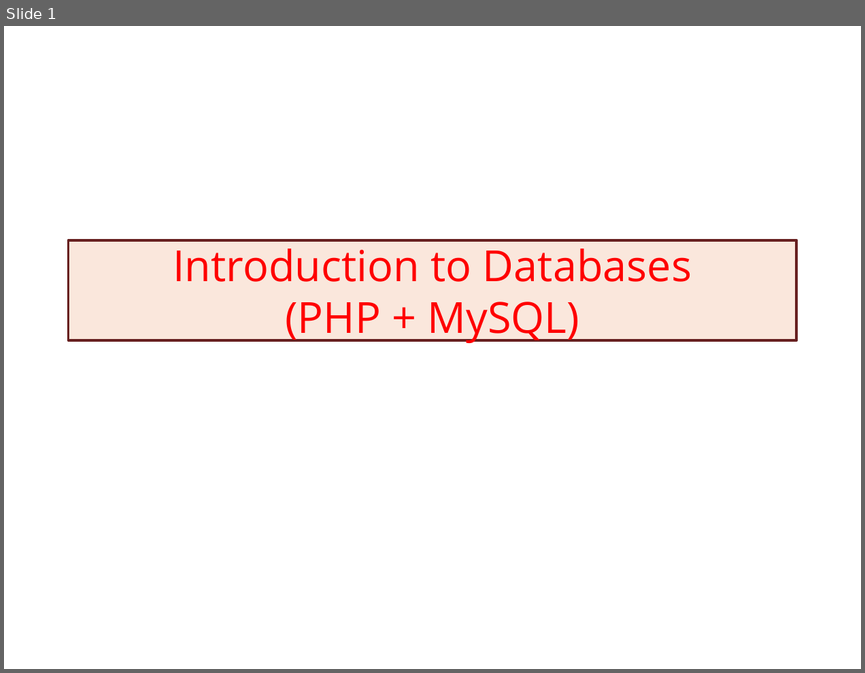
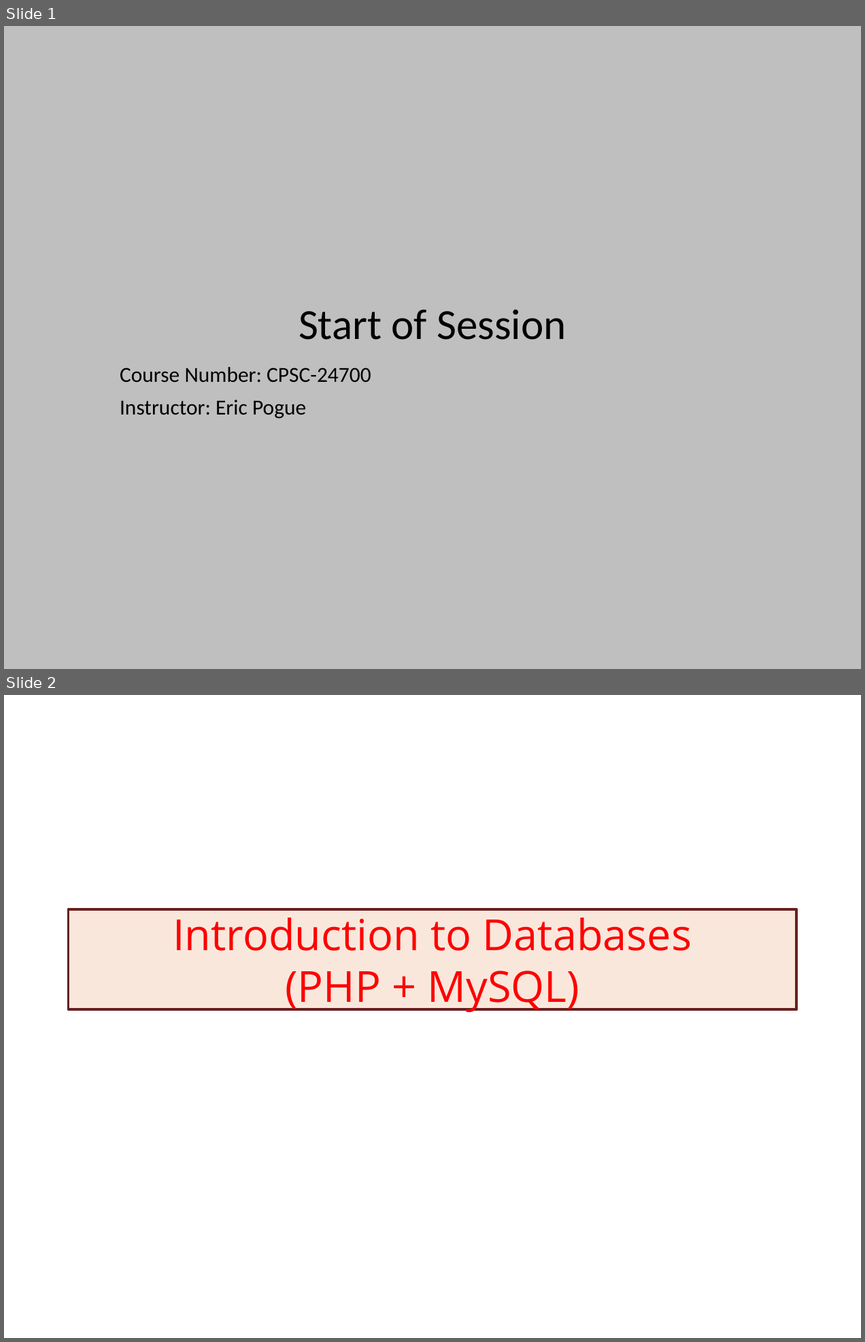
Before and after one commit to EricJPogue/www-epogue-info, a slide deck: CPSC-24700/Presentations/database.pptx. Shown one above the other, each under a label of ours: slide 1 before the commit, slides 1 and 2 after it. The pictures are 865x673 and 865x1342 pixels, drawn with LibreOffice and Linux fonts; fonts in the diff are those of the drawing. Boxes give left, top, right and bottom in pixels: in the first picture for what was removed or moved away, otherwise in the second. Text is boxed around its words. In the diff, an @@ line names an element or a change of style, - is before the commit and + after.

Commit message:
Add and update session-36 documents.

```diff
--- a/CPSC-24700/Presentations/database.pptx
+++ b/CPSC-24700/Presentations/database.pptx
@@ slide 1 added at [4, 26, 861, 669], background #BFBFBF @@
@@ title added at [298, 309, 566, 339], 36 pt, text #000000 @@
+Start of Session
@@ subtitle added at [120, 367, 371, 418], 18 pt, text #000000 @@
+Course Number: CPSC-24700
+Instructor: Eric Pogue
@@ what was slide 1 is now slide 2 @@
```
Also in this commit, not shown: 5 slides changed, 1 other slide added, 5 other files.
